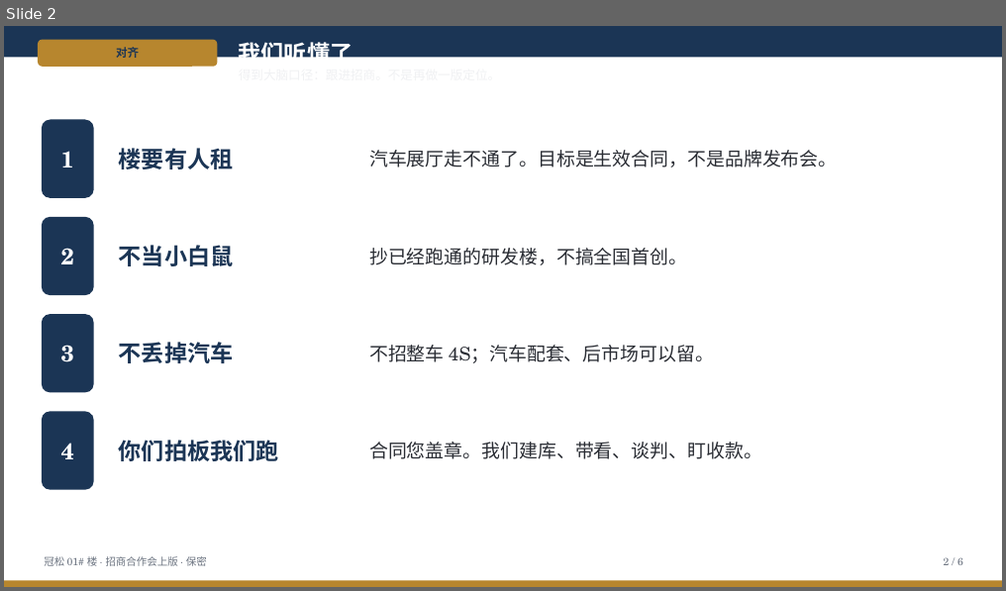
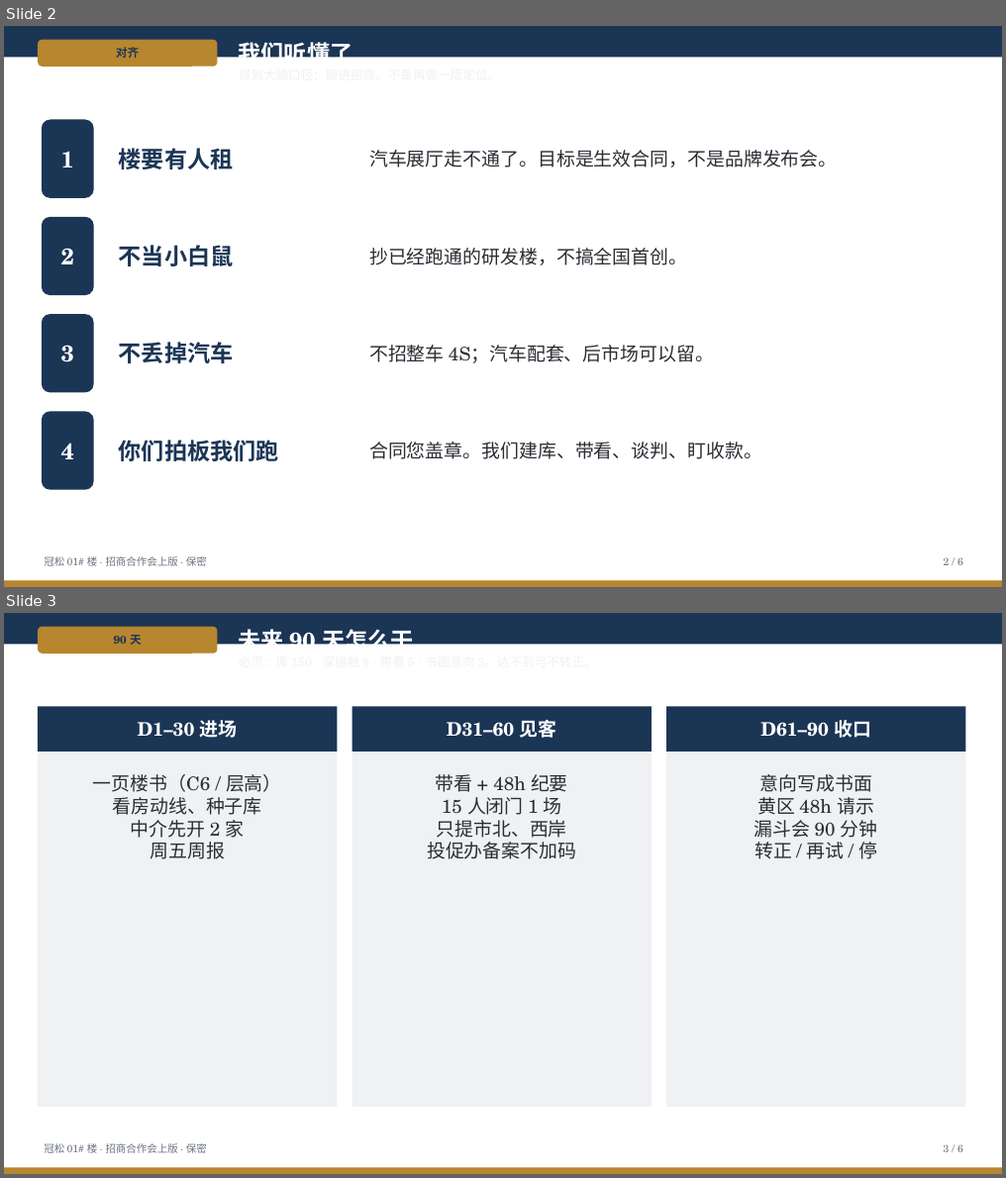
Before and after one commit to hujigang2010-maker/AIDEN, a slide deck: docs/advisory/deck/冠松01楼-招商合作-会上版.pptx. Shown one above the other, each under a label of ours: slide 2 before the commit, slides 2 and 3 after it. The pictures are 1006x591 and 1006x1178 pixels, drawn with LibreOffice and Linux fonts; fonts in the diff are those of the drawing. Boxes give left, top, right and bottom in pixels: in the first picture for what was removed or moved away, otherwise in the second. Text is boxed around its words. In the diff, an @@ line names an element or a change of style, - is before the commit and + after.

```diff
--- a/docs/advisory/deck/冠松01楼-招商合作-会上版.pptx
+++ b/docs/advisory/deck/冠松01楼-招商合作-会上版.pptx
@@ slide 3 added at (4, 613, 1002, 1174), background #FFFFFF @@
@@ rectangle added at (4, 613, 1002, 645), fill #1B3555 @@
@@ rounded rectangle added at (38, 627, 218, 654), fill #B7862E, 11 pt, text #1B3555, bold @@
+90 天
@@ text added at (239, 625, 413, 655), 22 pt, text #FFFFFF, bold @@
+未来 90 天怎么干
@@ rectangle added at (38, 707, 338, 1107), fill #F0F1F3 @@
@@ rectangle added at (38, 707, 338, 752), fill #1B3555 @@
@@ text added at (138, 720, 238, 738), 18 pt, text #FFFFFF, bold @@
+D1–30 进场
@@ rectangle added at (352, 707, 651, 1107), fill #F0F1F3 @@
@@ rectangle added at (352, 707, 651, 752), fill #1B3555 @@
@@ text added at (447, 720, 557, 738), 18 pt, text #FFFFFF, bold @@
+D31–60 见客
@@ rectangle added at (666, 707, 966, 1107), fill #F0F1F3 @@
@@ rectangle added at (666, 707, 966, 752), fill #1B3555 @@
@@ text added at (760, 720, 871, 738), 18 pt, text #FFFFFF, bold @@
+D61–90 收口
@@ text added at (93, 774, 282, 860), 18 pt, text #2A2D34 @@
+一页楼书（C6 / 层高）
+看房动线、种子库
+中介先开 2 家
+周五周报
@@ text added at (427, 774, 576, 860), 18 pt, text #2A2D34 @@
+带看 + 48h 纪要
+15 人闭门 1 场
+只提市北、西岸
+投促办备案不加码
@@ text added at (754, 774, 878, 860), 18 pt, text #2A2D34 @@
+意向写成书面
+黄区 48h 请示
+漏斗会 90 分钟
+转正 / 再试 / 停
@@ text added at (44, 1144, 207, 1154), 10 pt, text #6B7380 @@
+冠松 01# 楼 · 招商合作会上版 · 保密
@@ text added at (944, 1145, 963, 1153), 10 pt, text #6B7380 @@
+3 / 6
@@ rectangle added at (4, 1167, 1002, 1174), fill #B7862E @@
```
Also in this commit, not shown: 4 slides changed, 1 slide removed, 11 other files.
